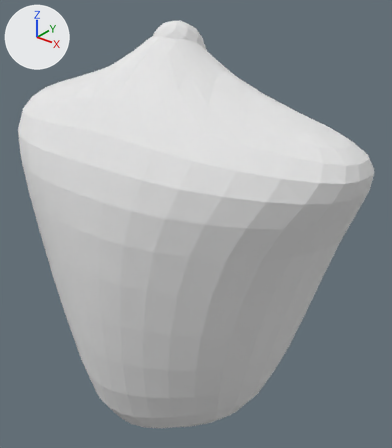
The OBJ model data/characters/meshes/torso.obj: old version first, new version second.
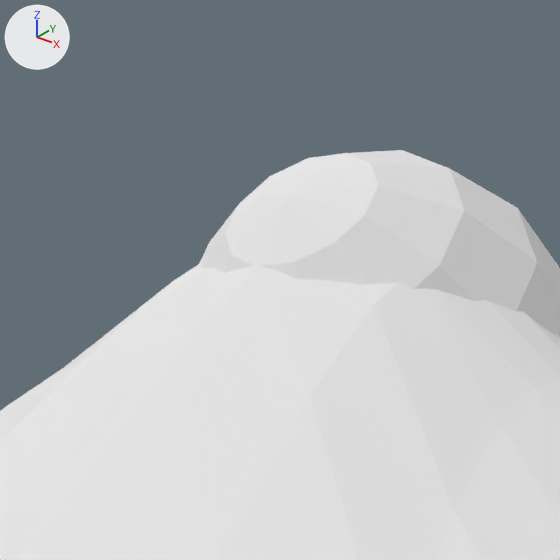
Each version appears first whole from a 50 mm lens placed at (0.277, -0.309, 0.676), pointed at (0.019, 0.014, 0.476), and next in a close-up on the part from 32% to 51% of the width and 0% to 17% of the height. The lights are fixed; the arrows at upper left show +X, +Y and +Z. Where no turn or scale is listed for an object, it has been applied to the vertices.

Names of what the first close-up shows: 'bip.lwo'.
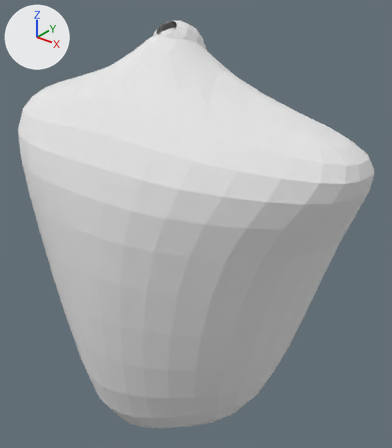
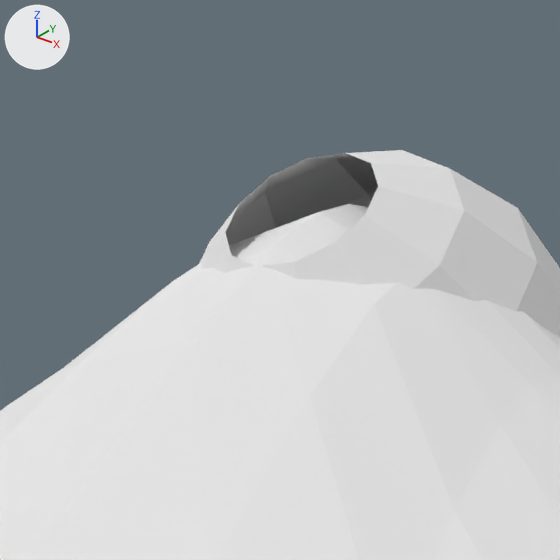
Location of each change, (x1, y1, x2, y2) in pixels of the close-ups (560 x 560 px):
part 1 of me_bip_lwo, deleted: before (225, 153, 378, 266)

The change in detail:
me_bip_lwo is used by ob_bip_lwo; location (0.0, 0.0, 0.0).
me_bip_lwo had 724 vertices, 732 faces and spanned x -0.162..0.162, y -0.095..0.071, z 0.28..0.636.
me_bip_lwo now has 722 vertices, 708 faces and spans x -0.162..0.162, y -0.095..0.071, z 0.28..0.636.
Part 1, on me_bip_lwo:
1 vertex is removed from x 0.0, y 0.002, z 0.633.
12 faces are deleted.
